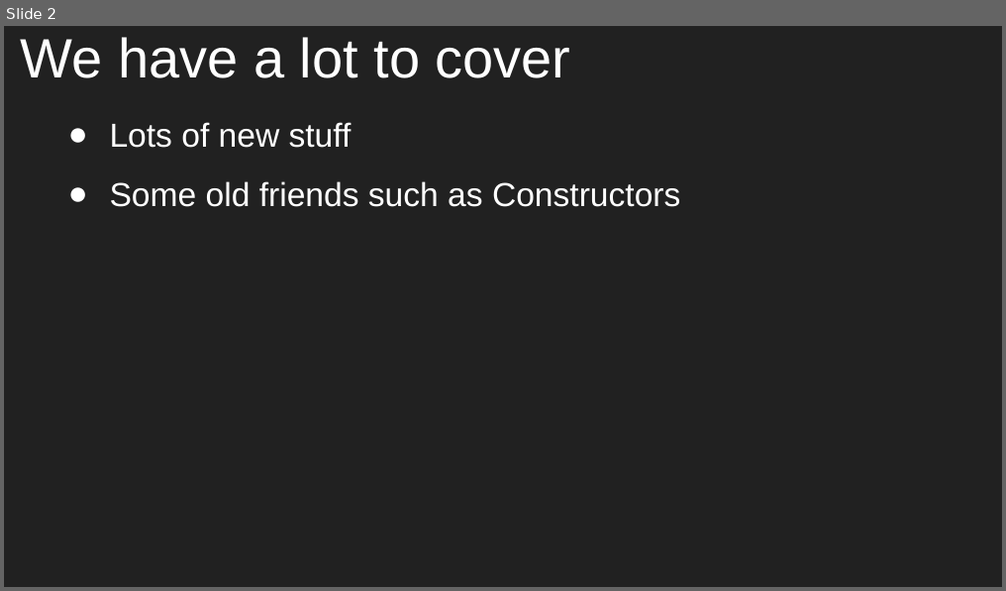
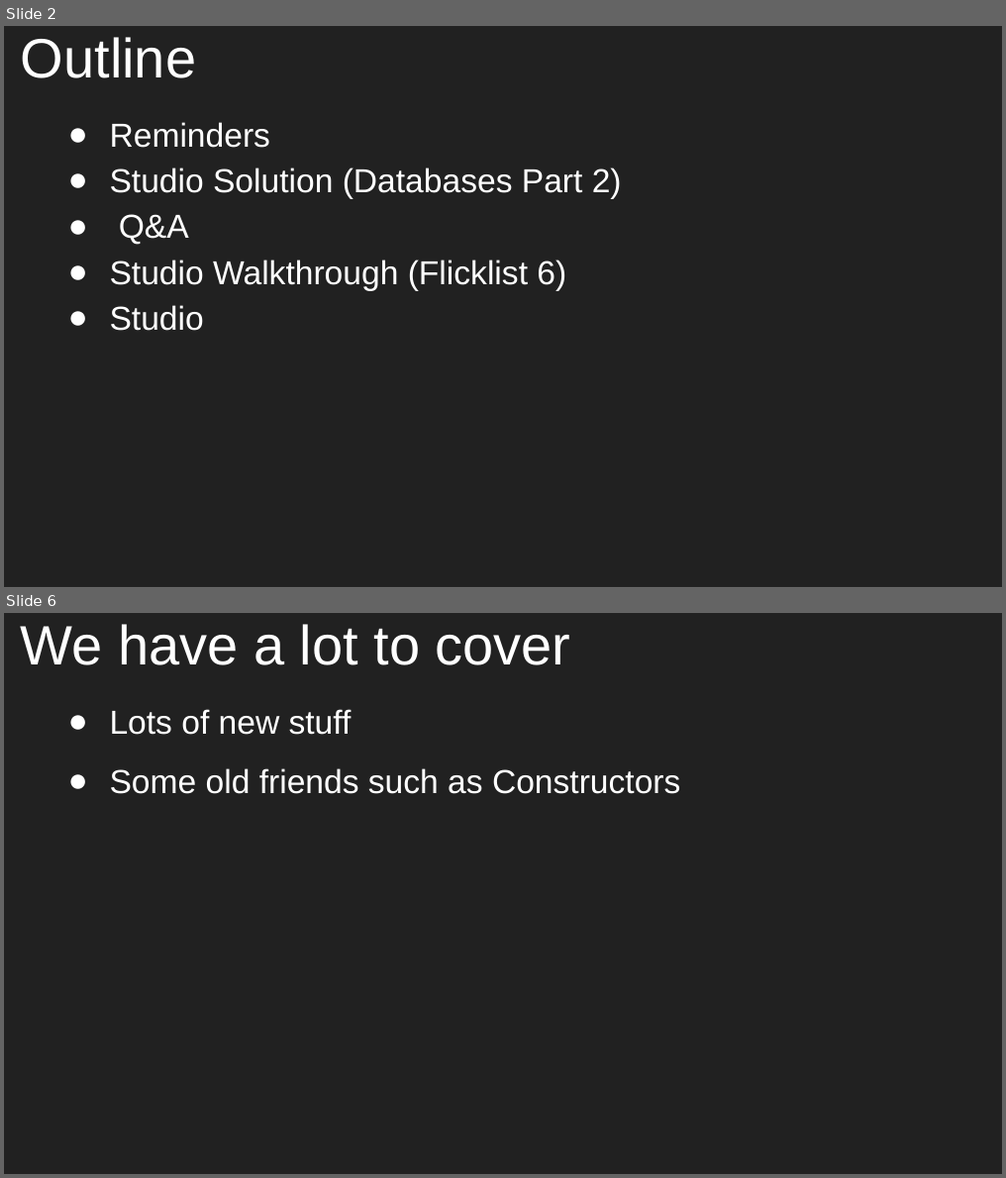
Before and after one commit to aleesham/lc101-unit2, a slide deck: slides/Unit 2 - LC 101 - Class 9.pptx. Shown one above the other, each under a label of ours: slide 2 before the commit, slides 2 and 6 after it; the slides between them are not shown. The pictures are 1006x591 and 1006x1178 pixels, drawn with LibreOffice and Linux fonts; fonts in the diff are those of the drawing. Boxes give left, top, right and bottom in pixels: in the first picture for what was removed or moved away, otherwise in the second. Text is boxed around its words. In the diff, an @@ line names an element or a change of style, - is before the commit and + after.

```diff
--- a/slides/Unit 2 - LC 101 - Class 9.pptx
+++ b/slides/Unit 2 - LC 101 - Class 9.pptx
@@ slide 2 added at box(4, 26, 1002, 587), background #212121 @@
@@ title added at box(21, 37, 196, 78), 40 pt, text #FFFFFF @@
+Outline
@@ text added at box(110, 122, 622, 331), 24 pt, text #FFFFFF @@
+● Reminders
+● Studio Solution (Databases Part 2)
+● Q&A
+● Studio Walkthrough (Flicklist 6)
+● Studio
@@ what was slide 2 is now slide 6 @@
```
Also in this commit, not shown: 3 slides changed, 5 other slides added, 1 slide removed.
